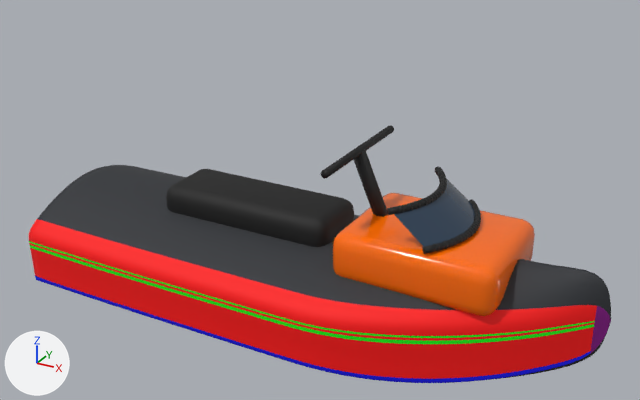
Before and after pictures for a commit that changed the glTF model Art/Models/JetSki.glb.
The view is the same before and after, from a 50 mm camera at (2.25, -3.98, 2.63) aimed at (0.05, 0.01, 0.63). The axes (+X, +Y, +Z) are drawn at lower left. The lights are the same throughout. The picture after the commit comes second. Vertices at exactly the same position are counted once.

In view in the first picture: 'JetSki'.
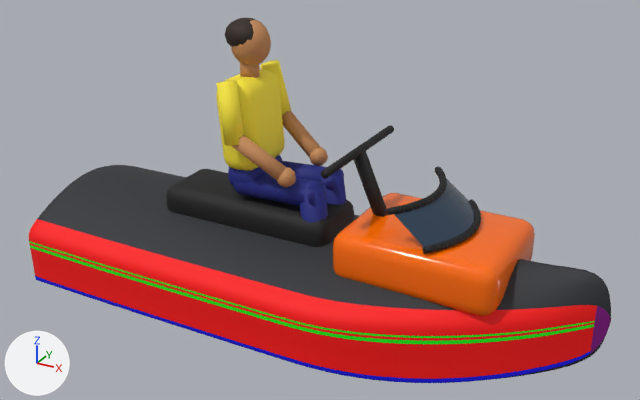
Boxes [x1, y1, x2, y2] around the edits, measured in the pictures (640 x 400 px):
```json
{"object": "JetSki", "change": "reshaped", "before": [29, 125, 611, 383], "after": [29, 18, 611, 383], "on screen": "41% taller"}
{"part": 1, "of": "me_jetski", "change": "added", "after": [305, 181, 325, 203]}
{"part": 2, "of": "me_jetski", "change": "added", "after": [309, 147, 328, 166]}
{"part": 3, "of": "me_jetski", "change": "added", "after": [277, 167, 296, 187]}
{"part": 4, "of": "me_jetski", "change": "added", "after": [231, 19, 271, 65], "on screen": "orange"}
{"part": 5, "of": "me_jetski", "change": "added", "after": [240, 62, 260, 78]}
{"part": 6, "of": "me_jetski", "change": "added", "after": [225, 18, 260, 47]}
{"part": 7, "of": "me_jetski", "change": "added", "after": [216, 60, 346, 223]}
```

The change, as JSON lines over the scene's bpy script:
```json
{"op": "add", "block": "mat_pants_1a237e", "code": ["mat_pants_1a237e = principled_material('Pants_1A237E')", "mat_pants_1a237e.base_color = (0.0103, 0.0168, 0.209)  # blue #1a237e", "mat_pants_1a237e.roughness = 0.7"]}
{"op": "add", "block": "mat_hair_2b1d14", "code": ["mat_hair_2b1d14 = principled_material('Hair_2B1D14')", "mat_hair_2b1d14.base_color = (0.0242, 0.0123, 0.007)  # black #2b1d14", "mat_hair_2b1d14.roughness = 0.7"]}
{"op": "add", "block": "mat_skin_c68b59", "code": ["mat_skin_c68b59 = principled_material('Skin_C68B59')", "mat_skin_c68b59.base_color = (0.565, 0.258, 0.0999)  # orange #c68b59", "mat_skin_c68b59.roughness = 0.7"]}
{"op": "add", "block": "mat_shoe_202020", "code": ["mat_shoe_202020 = principled_material('Shoe_202020')", "mat_shoe_202020.base_color = (0.0144, 0.0144, 0.0144)  # black #202020", "mat_shoe_202020.roughness = 0.7"]}
{"op": "add", "block": "mat_shirt_ffeb3b", "code": ["mat_shirt_ffeb3b = principled_material('Shirt_FFEB3B')", "mat_shirt_ffeb3b.base_color = (1.0, 0.831, 0.0437)  # yellow #ffeb3b", "mat_shirt_ffeb3b.roughness = 0.7"]}
{"block": "me_jetski", "where": "# used by ob_jetski; location = (0.0, 0.0, 0.0)"}
{"op": "remove", "block": "me_jetski", "code": "me_jetski.from_pydata(...)  # 6512 vertices, 12752 faces; spans x -1.73..1.69, y -0.6..0.6, z -0.25..1.0"}
{"op": "add", "block": "me_jetski", "code": "me_jetski.from_pydata(...)  # 7476 vertices, 14604 faces; spans x -1.73..1.69, y -0.6..0.6, z -0.25..1.61"}
{"block": "me_jetski", "change": "me_jetski part 1: a new loose piece, an icosphere of 80 faces spanning x 0.0..0.14, y -0.18..-0.04, z 0.64..0.8, in mat_pants_1a237e (blue #1a237e)"}
{"block": "me_jetski", "change": "me_jetski part 2: a new loose piece, a UV sphere (10 segments, 6 rings, poles along z) spanning x -0.1..0.0, y 0.12..0.24, z 0.76..0.88, in mat_skin_c68b59 (orange #c68b59)"}
{"block": "me_jetski", "change": "me_jetski part 3: a new loose piece, a UV sphere (10 segments, 6 rings, poles along z) spanning x -0.1..0.0, y -0.24..-0.12, z 0.76..0.88, in mat_skin_c68b59 (orange #c68b59)"}
{"block": "me_jetski", "change": "me_jetski part 4: a new loose piece, a UV sphere (16 segments, 10 rings, poles along z) spanning x -0.48..-0.25, y -0.1..0.1, z 1.35..1.61, in mat_skin_c68b59 (orange #c68b59)"}
{"block": "me_jetski", "change": "me_jetski part 5: a new loose piece, a 10-sided cylinder along z spanning x -0.43..-0.33, y -0.05..0.05, z 1.28..1.4, in mat_skin_c68b59 (orange #c68b59)"}
{"block": "me_jetski", "change": "me_jetski part 6: a new loose piece, a UV sphere (16 segments, 8 rings, poles along z) spanning x -0.51..-0.27, y -0.11..0.11, z 1.43..1.61, in mat_hair_2b1d14 (black #2b1d14)"}
{"block": "me_jetski", "change": "me_jetski part 7: 496 vertices added at x -0.51..0.32, y -0.31..0.31, z 0.18..1.32"}
{"block": "me_jetski", "change": "other edits to the shape of me_jetski do not show in these pictures"}
{"op": "add", "block": "me_jetski", "code": "me_jetski.materials.append(mat_shirt_ffeb3b)  # yellow #ffeb3b"}
{"op": "add", "block": "me_jetski", "code": "me_jetski.materials.append(mat_pants_1a237e)  # blue #1a237e"}
{"op": "add", "block": "me_jetski", "code": "me_jetski.materials.append(mat_shoe_202020)  # black #202020"}
{"op": "add", "block": "me_jetski", "code": "me_jetski.materials.append(mat_skin_c68b59)  # orange #c68b59"}
{"op": "add", "block": "me_jetski", "code": "me_jetski.materials.append(mat_hair_2b1d14)  # black #2b1d14"}
```
